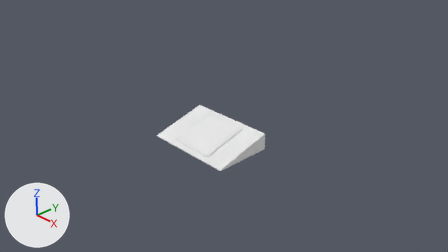
Before and after pictures for a commit that changed the Blender file Raw/base.blend.
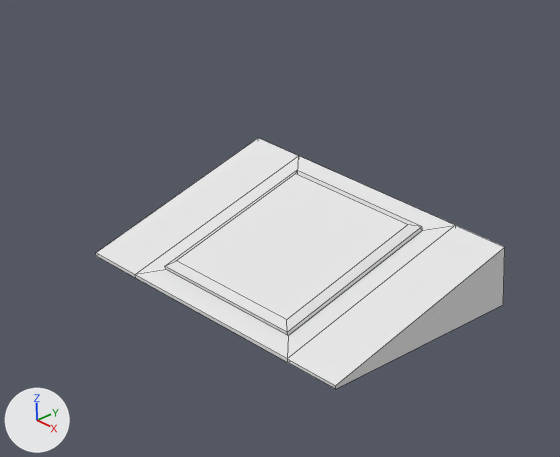
There are two pictures of each version: one from the file's camera 'Camera', one close up on the part from 29% to 62% of the width and 27% to 75% of the height. Lighting does not change. The marker at lower left points along +X, +Y and +Z. The close-ups show mesh edges as thin lines.
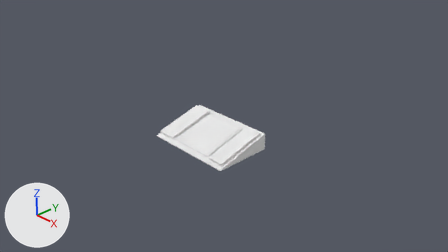
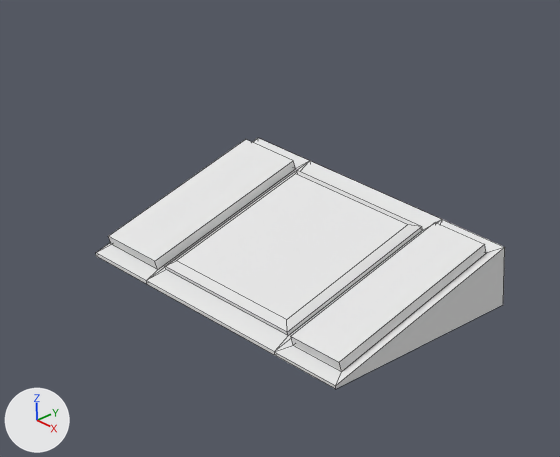
The newer file is also rescaled (x10.0) as a whole; pictures and numbers use the older file's frame.

Changed parts and their boxes [x1, y1, x2, y2] in the close-ups (560 x 457 px):
part 1 of me_cube, built on
    both: [96, 138, 504, 389]

Edits to the bpy script that builds the scene:
```text
Change me_cube:
    used by ob_cube; location = (0.0, 0.0, 0.0)
    remove me_cube.from_pydata(...)  # 28 vertices, 26 faces; spans x -1.1..1.1, y -0.67..0.68, z 0.0..0.39
    add me_cube.from_pydata(...)  # 44 vertices, 42 faces; spans x -1.1..1.1, y -0.67..0.68, z 0.0..0.43
    me_cube part 1
    2 faces are deleted
    4 vertices in x 0.7, y -0.67..0.68, z 0.0..0.38 move by (-0.11, 0.0, 0.0)
    4 vertices in x -0.7, y -0.67..0.68, z 0.0..0.38 move by (0.11, 0.0, 0.0)
    10 vertices are added at x -1.08..1.05, y -0.6..0.58, z 0.11..0.43
    6 new vertices lie (0.0, 0.02, -0.06) away from vertices in x -1.08..1.05, y -0.6..0.55, z 0.11..0.42
    18 new faces join them
```
